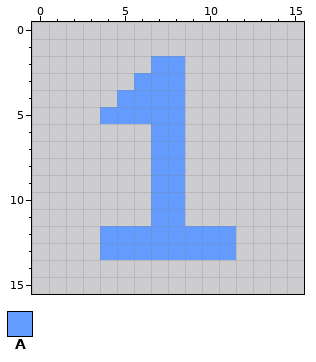
Edited in one commit: pixel-art file (Assets/OneMine.aseprite). Above is the file before it was changed.
16x16 pixels, 1 frame.
Palette (. is transparent): A #639bff
And afterwards:
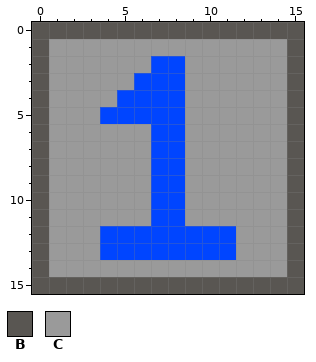
Colours new in this view: B #595652  C #9a9a9a
Commit message: Art improvement and lots of mine logic
From old to new:
layer "Layer 2" added
colour A: #639bff -> #0045ff
Changed rows in their new state; - is a pixel that keeps its letter.
Layer "Layer 2":
first column x 0:
 0 BBBBBBBBBBBBBBBB
 1 BCCCCCCCCCCCCCCB
 2 BCCCCCC--CCCCCCB
 3 BCCCCC---CCCCCCB
 4 BCCCC----CCCCCCB
 5 BCCC-----CCCCCCB
 6 BCCCCCC--CCCCCCB
 7 BCCCCCC--CCCCCCB
 8 BCCCCCC--CCCCCCB
 9 BCCCCCC--CCCCCCB
10 BCCCCCC--CCCCCCB
11 BCCCCCC--CCCCCCB
12 BCCC--------CCCB
13 BCCC--------CCCB
14 BCCCCCCCCCCCCCCB
15 BBBBBBBBBBBBBBBB
Pixel boxes of the changes (left, top, right, bottom) in both pictures:
changed: (32, 22, 304, 294)
